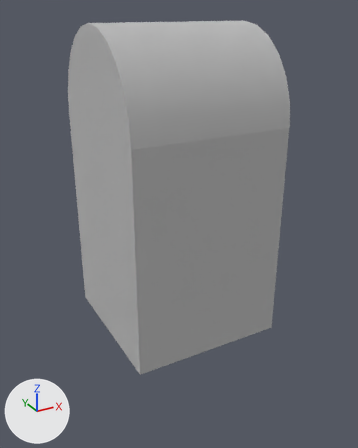
The OBJ model Sustainable Transport/Sustainable Transport/Models/BuzonDeCorreo.obj as it was, and as the next commit left it.
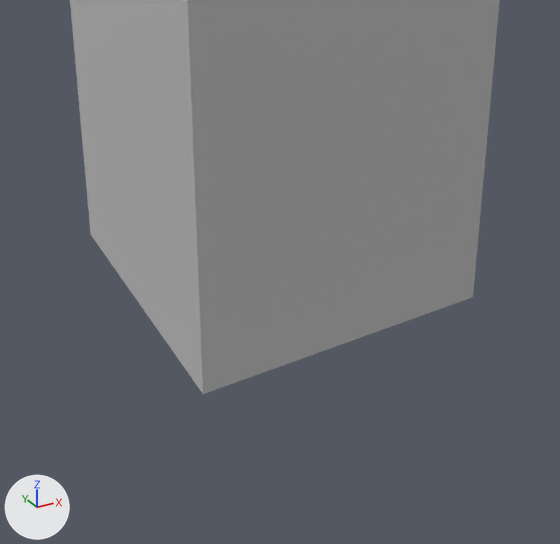
Each version is shown whole from a 50 mm lens placed at (5.07, -0.2, 3.79), pointed at (6.95, 3.21, 2.08), then close up on the part from 12% to 88% of the width and 41% to 100% of the height. The lights are fixed; the arrows at lower left show +X, +Y and +Z. Where no turn or scale is listed for an object, it has been applied to the vertices.

Objects in the first close-up: 'BuzonDeCorreo'.
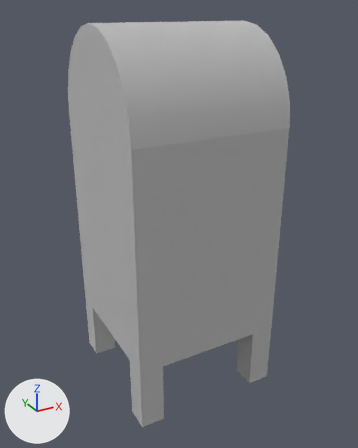
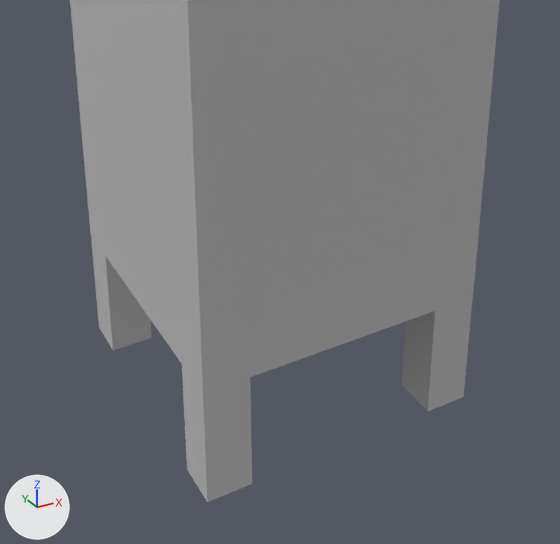
Boxes (x1, y1, x2, y2) around the edits, measured in the close-ups (560 x 544 px):
'BuzonDeCorreo', reshaped
    before: (70, 0, 500, 394)
    after: (70, 0, 500, 502)
part 1 of me_buzondecorreo, added
    after: (182, 365, 252, 502)
part 2 of me_buzondecorreo, added
    after: (91, 236, 152, 350)
part 3 of me_buzondecorreo, added
    after: (402, 297, 473, 411)

The change, as a list of edits to the scene's bpy script:
```text
Change me_buzondecorreo:
    where me_buzondecorreo.from_pydata(...)  # 86 vertices, 84 faces; spans x 6.28..7.56, y 2.62..3.9, z 1.18..3.68
    used by ob_buzondecorreo; location = (0.0, 0.0, 0.0)
    me_buzondecorreo part 1: a new loose piece, a box spanning x 6.28..6.48, y 2.62..2.82, z 0.63..1.2, in mat_botedereciclaje_initialshadinggroup (grey #bcbcbc)
    me_buzondecorreo part 2: a new loose piece, a box spanning x 6.28..6.48, y 3.7..3.9, z 0.63..1.2, in mat_botedereciclaje_initialshadinggroup (grey #bcbcbc)
    me_buzondecorreo part 3: a new loose piece, a box spanning x 7.36..7.56, y 2.62..2.82, z 0.63..1.2, in mat_botedereciclaje_initialshadinggroup (grey #bcbcbc)
```
